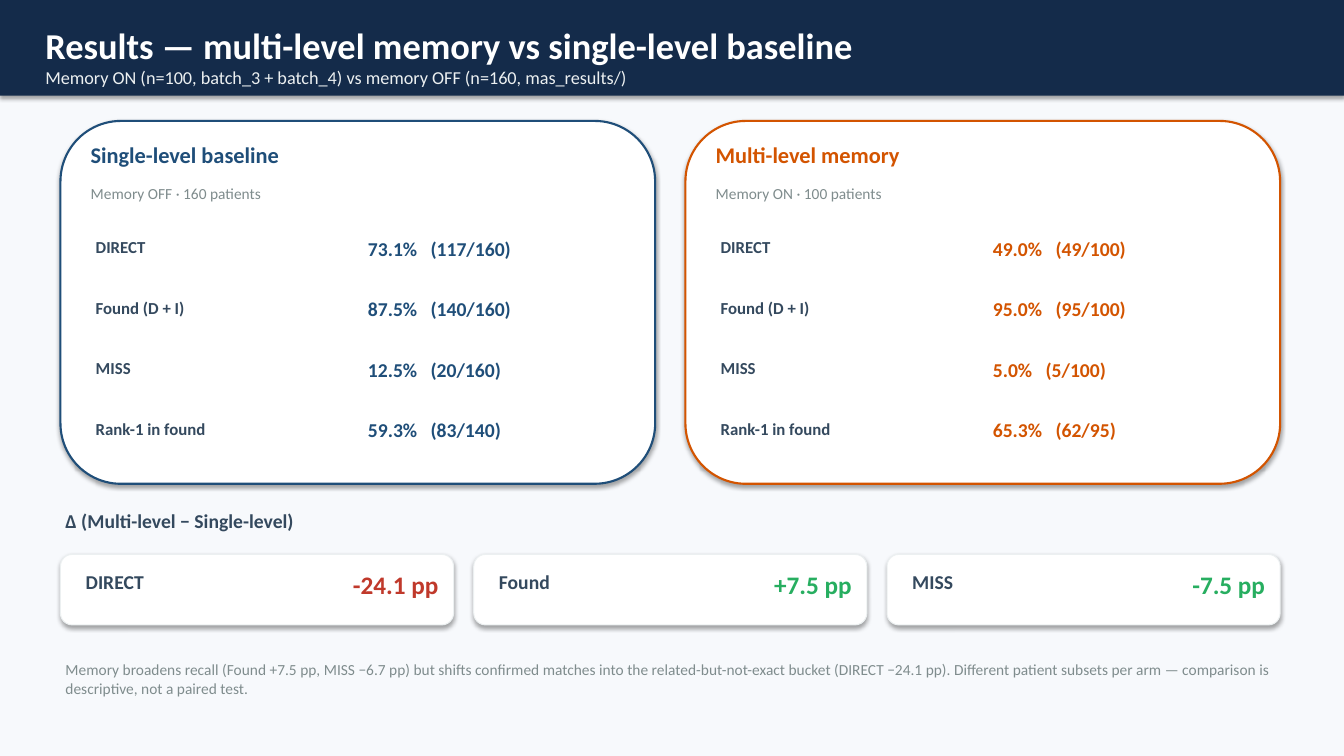
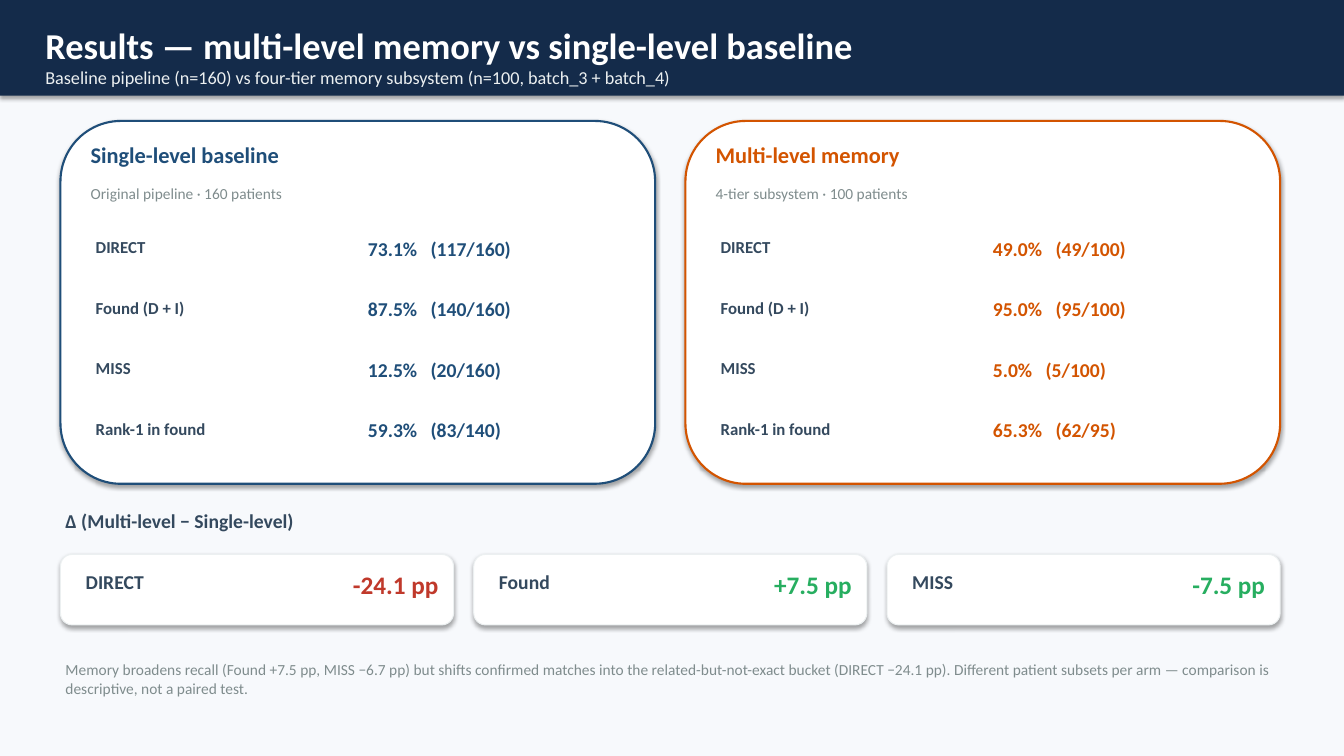
Before and after one commit to abdamin004/CMADS, a slide deck: slide 3 of docs/results_presentation/CMADS_Results_Presentation.pptx. Drawn at 1344x756 pixels with LibreOffice and Linux fonts; fonts in the diff are those of the drawing. Boxes give left, top, right and bottom in pixels: in the first picture for what was removed or moved away, otherwise in the second. Text is boxed around its words. In the diff, an @@ line names an element or a change of style, - is before the commit and + after.

Commit message:
results-deck: relabel cards (drop 'memory ON / memory OFF' phrasing)

```diff
--- a/docs/results_presentation/CMADS_Results_Presentation.pptx
+++ b/docs/results_presentation/CMADS_Results_Presentation.pptx
@@ text at (45,71,670,87): text changed @@
-Memory ON (n=100, batch_3 + batch_4) vs memory OFF (n=160, mas_results/)
+Baseline pipeline (n=160) vs four-tier memory subsystem (n=100, batch_3 + batch_4)
@@ text at (91,188,282,202): text changed @@
-Memory OFF · 160 patients
+Original pipeline · 160 patients
@@ text at (716,188,908,202): text changed @@
-Memory ON · 100 patients
+4-tier subsystem · 100 patients
```
Also in this commit, not shown: 1 other file.
